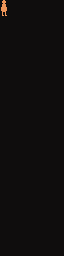
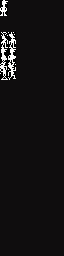
Layers edited between the first and the second 64×256 image:
added layer "PorkChop-playerzap2.xbm" above "PorkChop-playerzap1.xbm" over 0, 64, 8, 80
added layer "PorkChop-playerzap1.xbm" above "PorkChop-playerwalkright2.xbm" over 8, 64, 16, 80
added layer "PorkChop-playerwalkright2.xbm" above "PorkChop-playerwalkright1.xbm" over 0, 48, 8, 64
added layer "PorkChop-playerwalkright1.xbm" above "PorkChop-playerstun2.xbm" over 8, 48, 16, 64
added layer "PorkChop-playerstun2.xbm" above "PorkChop-playerstun1.xbm" over 0, 32, 8, 48
added layer "PorkChop-playerstun1.xbm" above "PorkChop-playeridleright.xbm" over 8, 32, 16, 48
added layer "PorkChop-playeridleright.xbm" above "Background" over 0, 0, 8, 16
